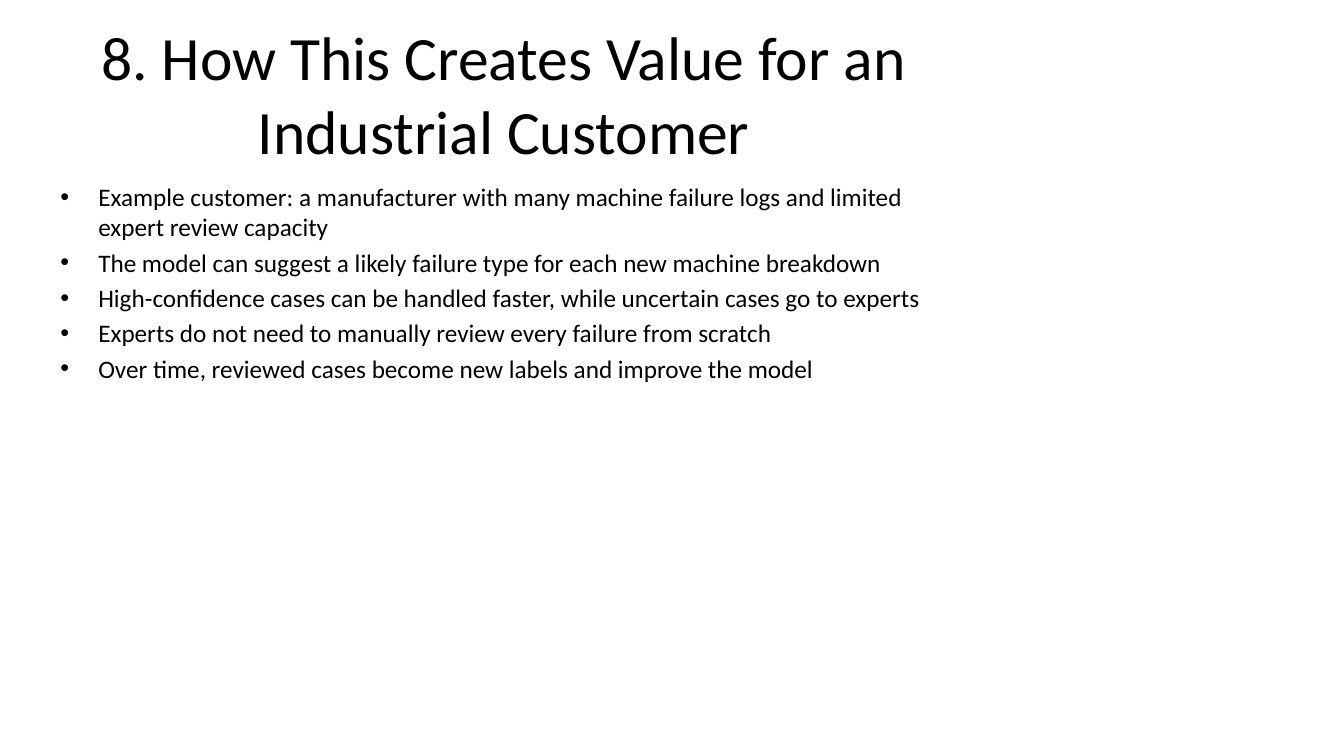
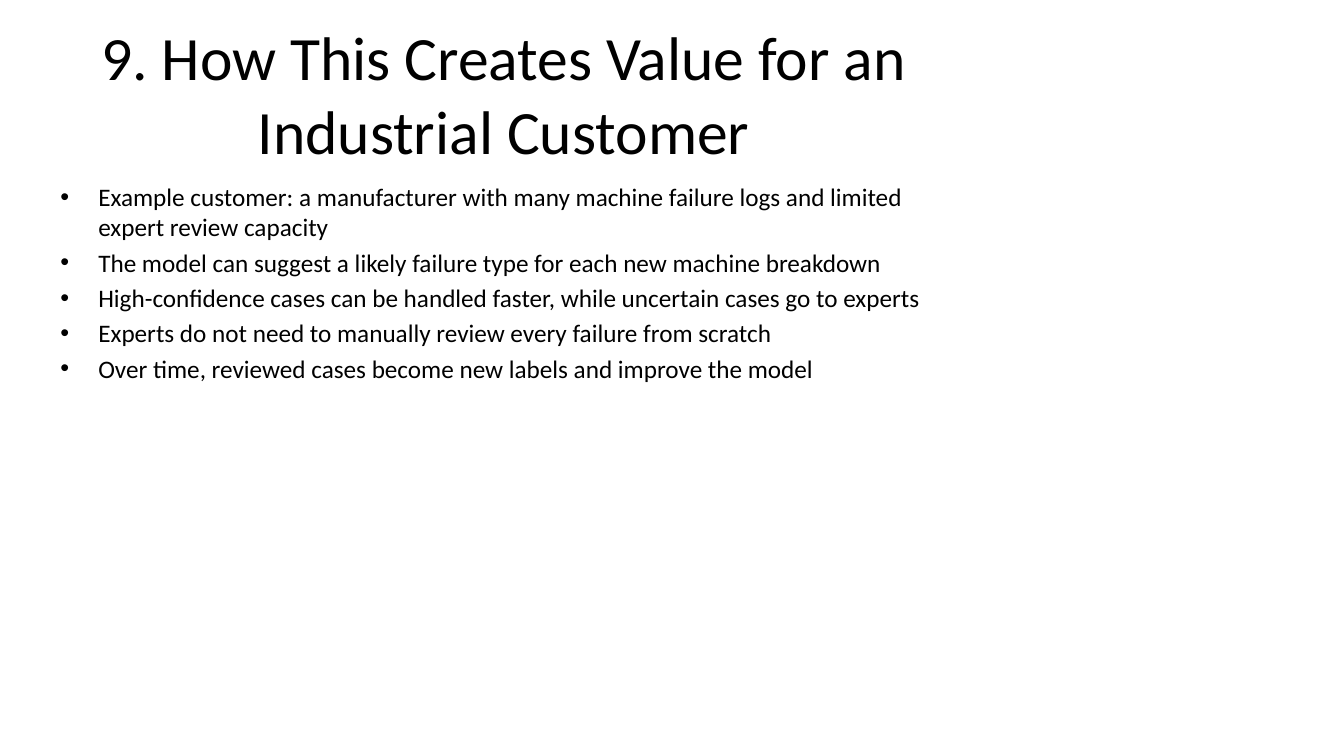
Before and after one commit to hadareal/sensor-failure-clustering, a slide deck: slide 10 of presentation/ML6_machine_failure_presentation_final.pptx (slide 9 before the commit). Drawn at 1344x756 pixels with LibreOffice and Linux fonts; fonts in the diff are those of the drawing. Boxes give left, top, right and bottom in pixels: in the first picture for what was removed or moved away, otherwise in the second. Text is boxed around its words. In the diff, an @@ line names an element or a change of style, - is before the commit and + after.

```diff
--- a/presentation/ML6_machine_failure_presentation_final.pptx
+++ b/presentation/ML6_machine_failure_presentation_final.pptx
@@ title at box(101, 37, 906, 155): text changed @@
-8. How This Creates Value for an Industrial Customer
+9. How This Creates Value for an Industrial Customer
```
Also in this commit, not shown: 10 other slides changed, 1 slide added, 4 other files.
